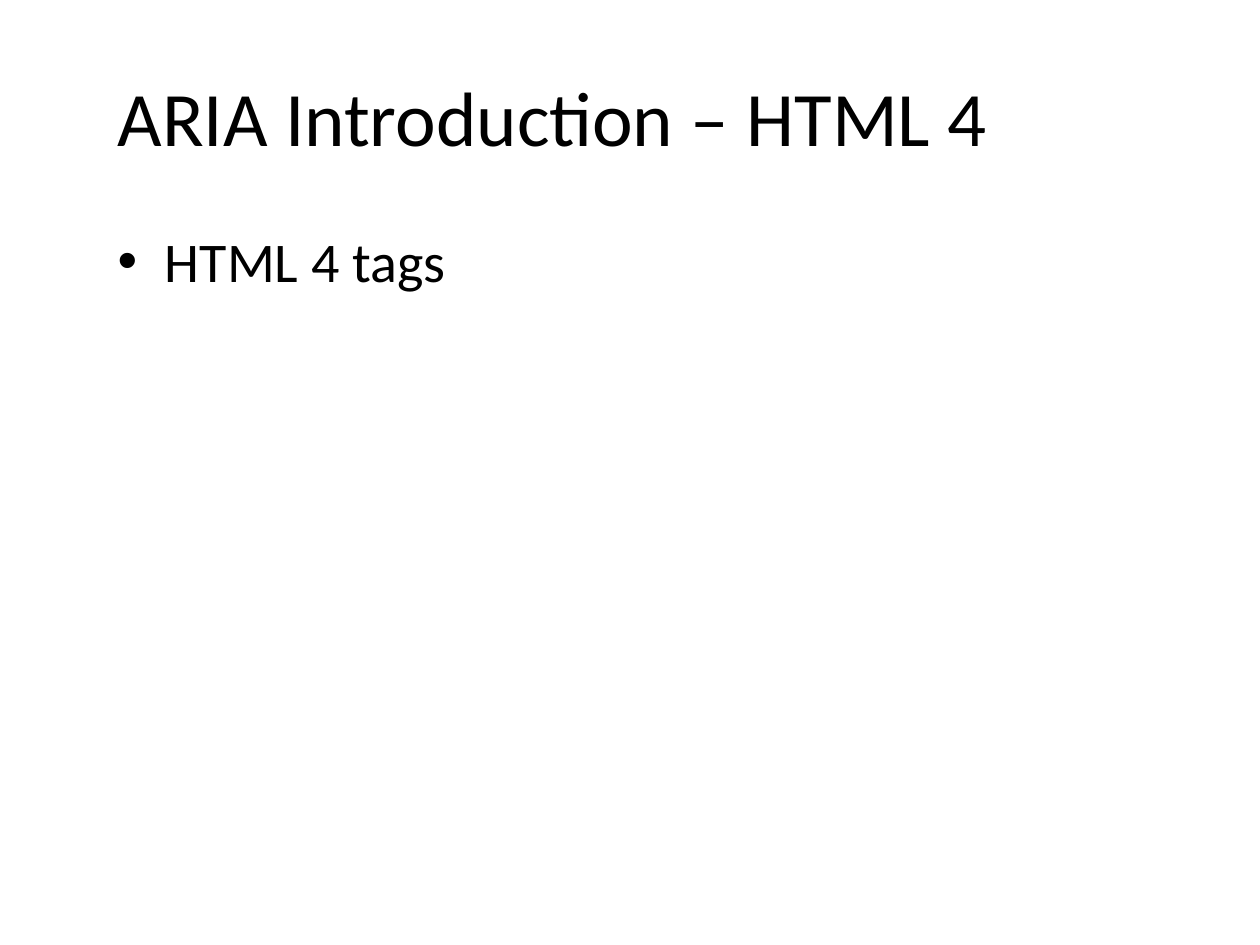
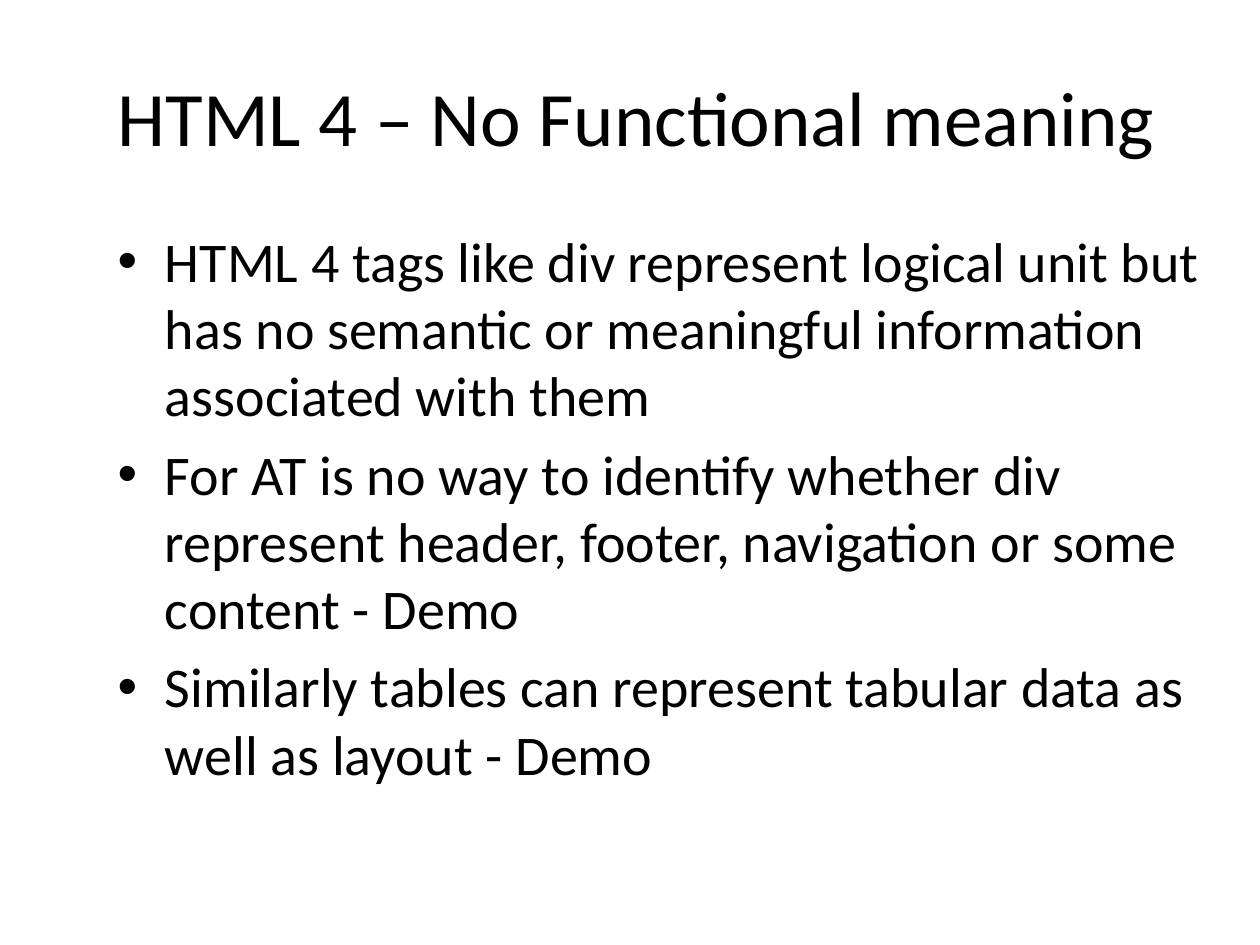
Before and after one commit to punchouty/accessibility, a slide deck: slide 4 of ppt/aria.pptx. Drawn at 1260x945 pixels with LibreOffice and Linux fonts; fonts in the diff are those of the drawing; background and template pictures are left out. Boxes give left, top, right and bottom in pixels: in the first picture for what was removed or moved away, otherwise in the second. Text is boxed around its words. In the diff, an @@ line names an element or a change of style, - is before the commit and + after.

Commit message:
Minor modification in ARIA ppt

```diff
--- a/ppt/aria.pptx
+++ b/ppt/aria.pptx
@@ title at (118, 92, 1154, 160): text changed @@
-ARIA Introduction – HTML 4
+HTML 4 – No Functional meaning
@@ text at (165, 243, 1199, 784): text changed @@
-• HTML 4 tags
+• HTML 4 tags like div represent logical unit but has no semantic or meaningful information associated with them
+• For AT is no way to identify whether div represent header, footer, navigation or some content - Demo
+• Similarly tables can represent tabular data as well as layout - Demo
```
Also in this commit, not shown: 4 other slides changed, 7 slides added, 3 other files.
